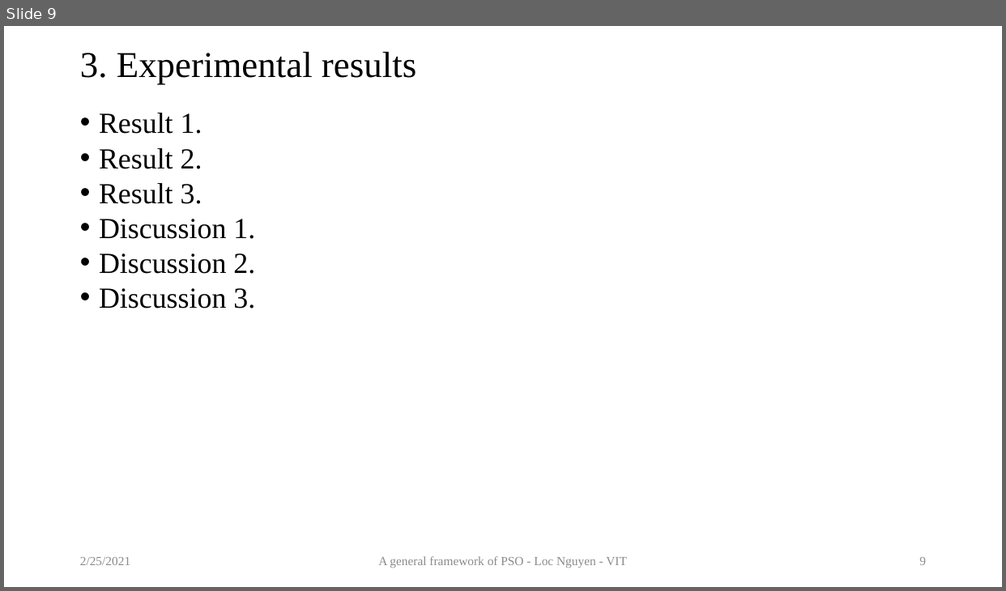
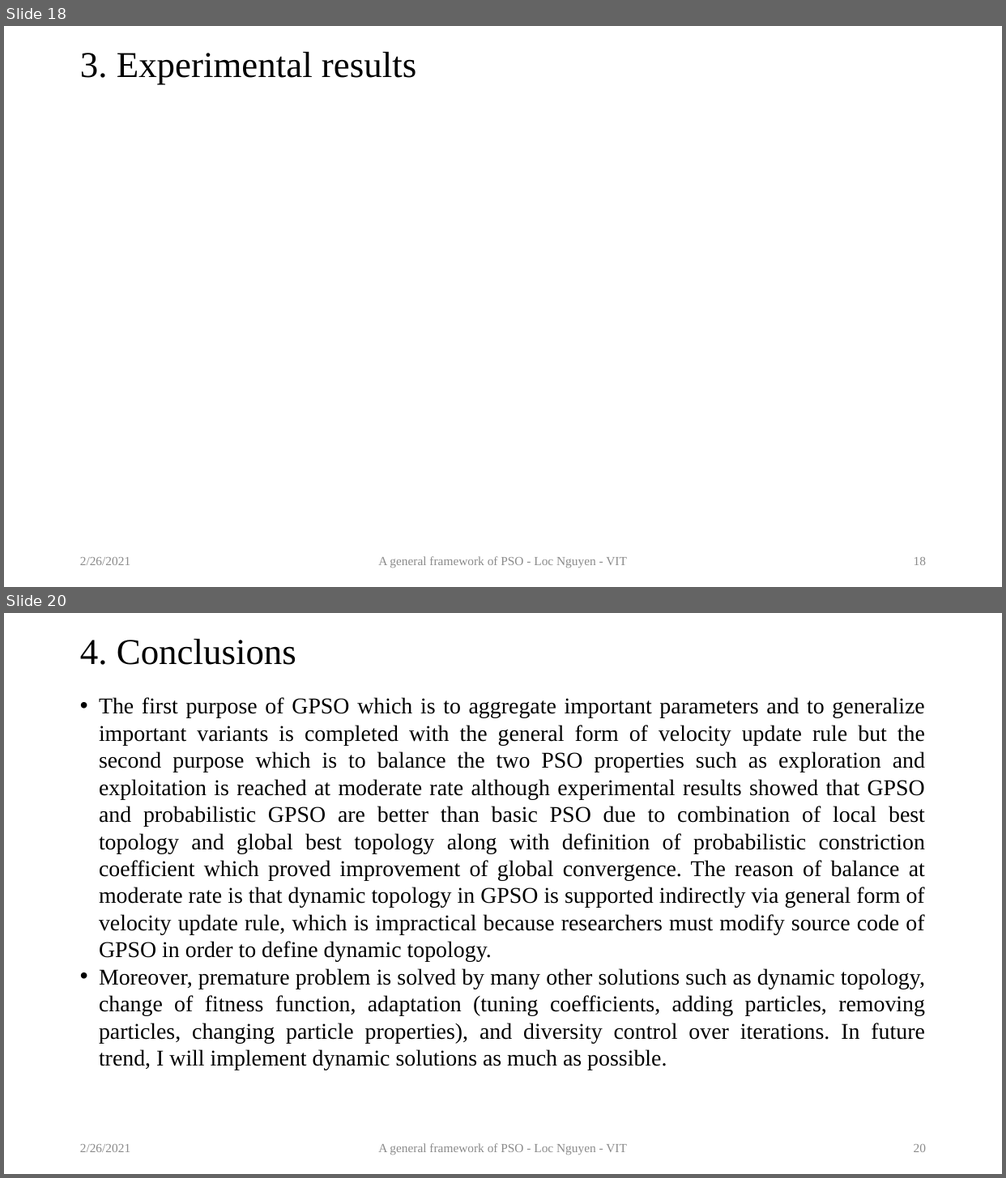
Before and after one commit to locnguyenacademic/sim, a slide deck: 2_design/pso/GeneralPSO.pptx. Shown one above the other, each under a label of ours: slide 9 before the commit, slides 18 and 20 after it; the slides between them are not shown. The pictures are 1006x591 and 1006x1178 pixels, drawn with LibreOffice and Linux fonts; fonts in the diff are those of the drawing; grey boxes stand for pictures. Boxes give left, top, right and bottom in pixels: in the first picture for what was removed or moved away, otherwise in the second. Text is boxed around its words. In the diff, an @@ line names an element or a change of style, - is before the commit and + after.

```diff
--- a/2_design/pso/GeneralPSO.pptx
+++ b/2_design/pso/GeneralPSO.pptx
@@ slide 20 added at bbox=[4, 613, 1002, 1174], background #FFFFFF @@
@@ title added at bbox=[80, 638, 296, 665], 35 pt, text #000000 @@
+4. Conclusions
@@ text added at bbox=[99, 697, 925, 1071], 21.7 pt, text #000000 @@
+• The first purpose of GPSO which is to aggregate important parameters and to generalize important variants is completed with the general form of velocity update rule but the second purpose which is to balance the two PSO properties such as exploration and exploitation is reached at moderate rate although experimental results showed that GPSO and probabilistic GPSO are better than basic PSO due to combination of local best topology and global best topology along with definition of probabilistic constriction coefficient which proved improvement of global convergence. The reason of balance at moderate rate is that dynamic topology in GPSO is supported indirectly via general form of velocity update rule, which is impractical because researchers must modify source code of GPSO in order to define dynamic topology.
+• Moreover, premature problem is solved by many other solutions such as dynamic topology, change of fitness function, adaptation (tuning coefficients, adding particles, removing particles, changing particle properties), and diversity control over iterations. In future trend, I will implement dynamic solutions as much as possible.
@@ text added at bbox=[80, 1144, 130, 1152], 12 pt, text #8C8C8C @@
+2/26/2021
@@ text added at bbox=[378, 1144, 627, 1155], 12 pt, text #8C8C8C @@
+A general framework of PSO - Loc Nguyen - VIT
@@ page number added at bbox=[914, 1144, 926, 1152], 12 pt, text #8C8C8C @@
+20
@@ what was slide 9 is now slide 18 @@
@@ slide 18 changed as well @@
@@ text removed at bbox=[99, 113, 255, 309] @@
-• Result 1.
-• Result 2.
-• Result 3.
-• Discussion 1.
-• Discussion 2.
-• Discussion 3.
@@ text at bbox=[80, 557, 130, 565]: text changed @@
-2/25/2021
+2/26/2021
@@ page number at bbox=[914, 557, 926, 565]: text changed @@
-9
+18
```
Also in this commit, not shown: 11 other slides changed, 9 other slides added, 2 other files.
